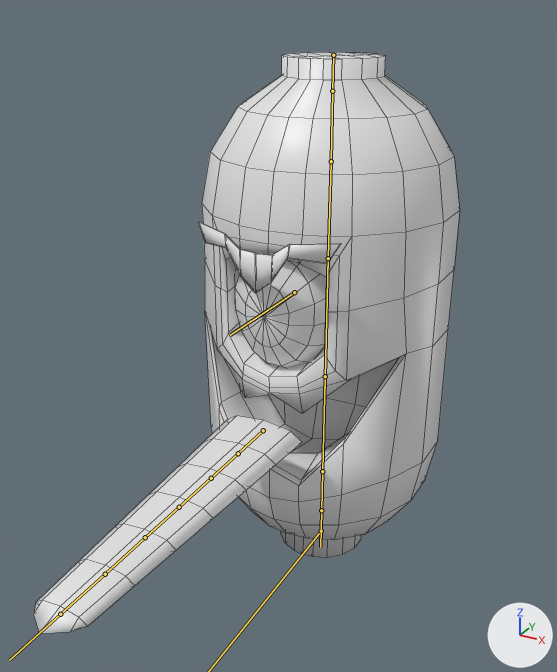
Renders of the FBX model Assets/WIP/Chochin/Model_ChochinObake.fbx from each side of a commit.
The view is the same before and after, from a 50 mm camera at (2.53, -5.44, 4.65) aimed at (-0.24, -0.4, 2.13). The axes (+X, +Y, +Z) are drawn at lower right. The lights are the same throughout. The bones that bend it are drawn over the model as lines. Mesh edges are drawn as thin lines.

In view in the first picture: 'Model_Chochin'.
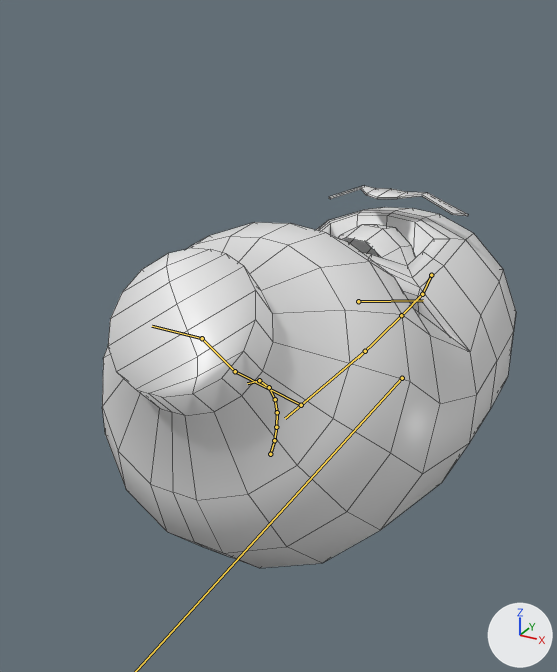
The newer file adds an action. The first version stands in its rest pose; the second is drawn at frame 1 of the action 'Armature_Chochin|EmptyAction'.

The change, as a list of edits to the scene's bpy script:
```text
Change bone_rig_object:
    where bone_rig_object = bpy.data.objects['Armature_Chochin']  # the whole rig 'Armature_Chochin'
    bone_rig_object.location: (0.0, 0.0, 0.0) -> (0.03, 0.0, 2.42)
    bone_rig_object.scale: (1.0, 1.0, 1.0) -> (1.25, 1.25, 1.25)
Change bone_root:
    where bone_root = bpy.data.objects['Armature_Chochin'].pose.bones['ROOT']
    bone_root.location: (0.0, 0.0, 0.0) -> (1.311, -1.577, 0.0)
Change bone_bone:
    where bone_bone = bpy.data.objects['Armature_Chochin'].pose.bones['Bone']  # child of 'ROOT'
    bone_bone.location: (0.0, 0.0, 0.0) -> (0.614, 3.477, 0.0)
    bone_bone.rotation_quaternion: (1.0, 0.0, 0.0, 0.0) -> (0.846, 0.0, 0.0, 0.533)  # degrees (0, 0, 0) -> degrees (0, 0, 64)
Change bone_bone_001:
    where bone_bone_001 = bpy.data.objects['Armature_Chochin'].pose.bones['Bone.001']  # child of 'Bone'
    bone_bone_001.rotation_quaternion: (1.0, 0.0, 0.0, 0.0) -> (0.98, 0.0, 0.0, 0.198)  # degrees (0, 0, 0) -> degrees (0, 0, 23)
Change bone_bone_002:
    where bone_bone_002 = bpy.data.objects['Armature_Chochin'].pose.bones['Bone.002']  # child of 'Bone.001'
    bone_bone_002.rotation_quaternion: (1.0, 0.0, 0.0, 0.0) -> (1.0, 0.0, 0.0, 0.017)  # degrees (0, 0, 0) -> degrees (0, 0, 2)
Change bone_bone_003:
    where bone_bone_003 = bpy.data.objects['Armature_Chochin'].pose.bones['Bone.003']  # child of 'Bone.002'
    bone_bone_003.rotation_quaternion: (1.0, 0.0, 0.0, 0.0) -> (1.0, 0.0, 0.0, 0.03)  # degrees (0, 0, 0) -> degrees (0, 0, 3)
Change bone_bone_004:
    where bone_bone_004 = bpy.data.objects['Armature_Chochin'].pose.bones['Bone.004']  # child of 'Bone.003'
    bone_bone_004.rotation_quaternion: (1.0, 0.0, 0.0, 0.0) -> (0.956, 0.0, 0.0, 0.292)  # degrees (0, 0, 0) -> degrees (0, 0, 34)
Change bone_bone_005:
    where bone_bone_005 = bpy.data.objects['Armature_Chochin'].pose.bones['Bone.005']  # child of 'Bone.004'
    bone_bone_005.rotation_quaternion: (1.0, 0.0, 0.0, 0.0) -> (0.997, 0.0, 0.0, 0.083)  # degrees (0, 0, 0) -> degrees (0, 0, 10)
Change bone_bone_007:
    where bone_bone_007 = bpy.data.objects['Armature_Chochin'].pose.bones['Bone.007']  # child of 'Bone.003'
    bone_bone_007.location: (0.0, 0.0, 0.0) -> (0.0, -1.241, 0.411)
    bone_bone_007.rotation_quaternion: (1.0, 0.0, 0.0, 0.0) -> (0.929, -0.367, 0.02, 0.041)  # degrees (0, 0, 0) -> degrees (-43, 4, 3)
    bone_bone_007.scale: (1.0, 1.0, 1.0) -> (0.24, 0.24, 0.24)
Change bone_bone_009:
    where bone_bone_009 = bpy.data.objects['Armature_Chochin'].pose.bones['Bone.009']  # child of 'Bone.007'
    bone_bone_009.rotation_quaternion: (1.0, 0.0, 0.0, 0.0) -> (0.998, 0.041, 0.006, 0.045)  # degrees (0, 0, 0) -> degrees (5, 0, 5)
Change bone_bone_010:
    where bone_bone_010 = bpy.data.objects['Armature_Chochin'].pose.bones['Bone.010']  # child of 'Bone.009'
    bone_bone_010.rotation_quaternion: (1.0, 0.0, 0.0, 0.0) -> (0.998, 0.041, 0.009, 0.044)  # degrees (0, 0, 0) -> degrees (5, 1, 5)
Change bone_bone_011:
    where bone_bone_011 = bpy.data.objects['Armature_Chochin'].pose.bones['Bone.011']  # child of 'Bone.010'
    bone_bone_011.rotation_quaternion: (1.0, 0.0, 0.0, 0.0) -> (0.987, 0.15, -0.022, 0.053)  # degrees (0, 0, 0) -> degrees (17, -3, 6)
Change bone_bone_012:
    where bone_bone_012 = bpy.data.objects['Armature_Chochin'].pose.bones['Bone.012']  # child of 'Bone.011'
    bone_bone_012.rotation_quaternion: (1.0, 0.0, 0.0, 0.0) -> (0.979, 0.19, -0.044, 0.065)  # degrees (0, 0, 0) -> degrees (22, -6, 6)
Change bone_bone_013:
    where bone_bone_013 = bpy.data.objects['Armature_Chochin'].pose.bones['Bone.013']  # child of 'Bone.012'
    bone_bone_013.rotation_quaternion: (1.0, 0.0, 0.0, 0.0) -> (0.965, 0.237, -0.077, 0.087)  # degrees (0, 0, 0) -> degrees (27, -11, 8)
Change bone_bone_014:
    where bone_bone_014 = bpy.data.objects['Armature_Chochin'].pose.bones['Bone.014']  # child of 'Bone.013'
    bone_bone_014.rotation_quaternion: (1.0, 0.0, 0.0, 0.0) -> (0.919, 0.337, -0.15, 0.138)  # degrees (0, 0, 0) -> degrees (38, -22, 9)
Change bone_eye:
    where bone_eye = bpy.data.objects['Armature_Chochin'].pose.bones['Eye']  # child of 'Bone.002'
    bone_eye.location: (0.0, 0.0, 0.0) -> (0.0, -0.115, 0.065)
    bone_eye.rotation_quaternion: (1.0, 0.0, 0.0, 0.0) -> (0.593, -0.797, -0.081, -0.078)  # degrees (0, 0, 0) -> degrees (-107, -13, 2)
```

Where the change shows, as pixel boxes [x1, y1, x2, y2] in the pictures (557 x 672 px):
'Model_Chochin', posed (34% shorter): before [33, 52, 460, 634]; after [102, 186, 516, 568]
bone 'Bone', root to tip: before (333, 55) to (332, 91); after (431, 275) to (422, 294)
bone 'Bone.001', root to tip: before (332, 91) to (331, 161); after (422, 294) to (401, 315)
bone 'Bone.002', root to tip: before (331, 161) to (327, 274); after (401, 315) to (358, 358)
bone 'Bone.003', root to tip: before (328, 258) to (324, 398); after (365, 351) to (285, 418)
bone 'Bone.004', root to tip: before (325, 376) to (322, 471); after (301, 405) to (235, 371)
bone 'Bone.005', root to tip: before (322, 471) to (321, 510); after (235, 371) to (202, 338)
bone 'Bone.007', root to tip: before (263, 430) to (238, 453); after (270, 454) to (274, 440)
bone 'Bone.009', root to tip: before (238, 453) to (211, 478); after (274, 440) to (276, 427)
bone 'Bone.010', root to tip: before (211, 478) to (179, 507); after (276, 427) to (277, 412)
bone 'Bone.011', root to tip: before (179, 507) to (145, 537); after (277, 412) to (275, 399)
bone 'Bone.012', root to tip: before (145, 537) to (105, 574); after (275, 399) to (269, 387)
bone 'Bone.013', root to tip: before (105, 574) to (60, 614); after (269, 387) to (259, 380)
bone 'Bone.014', root to tip: before (60, 614) to (9, 660); after (259, 380) to (247, 383)
bone 'Eye', root to tip: before (294, 292) to (230, 335); after (358, 301) to (423, 300)
